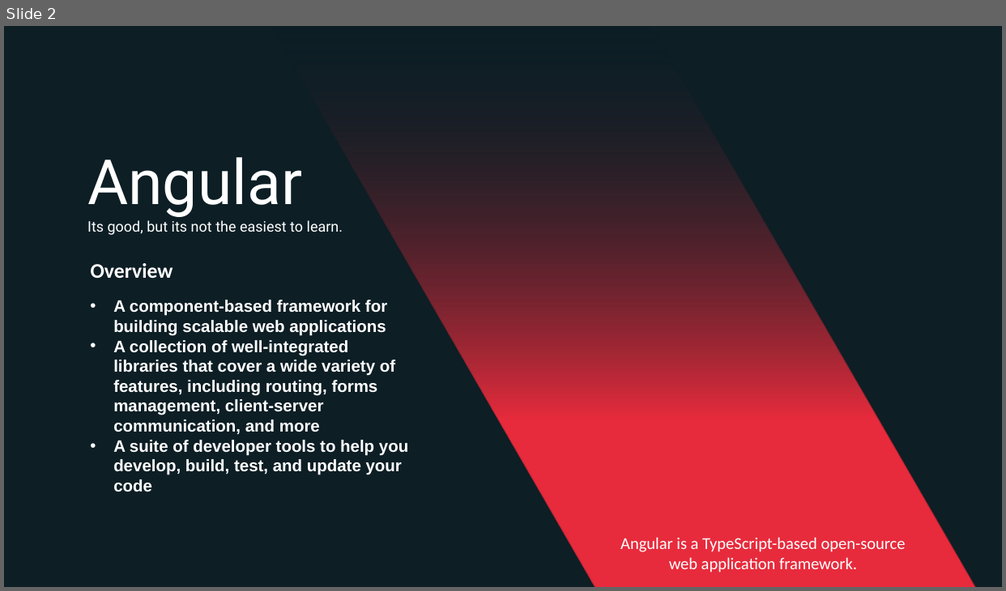
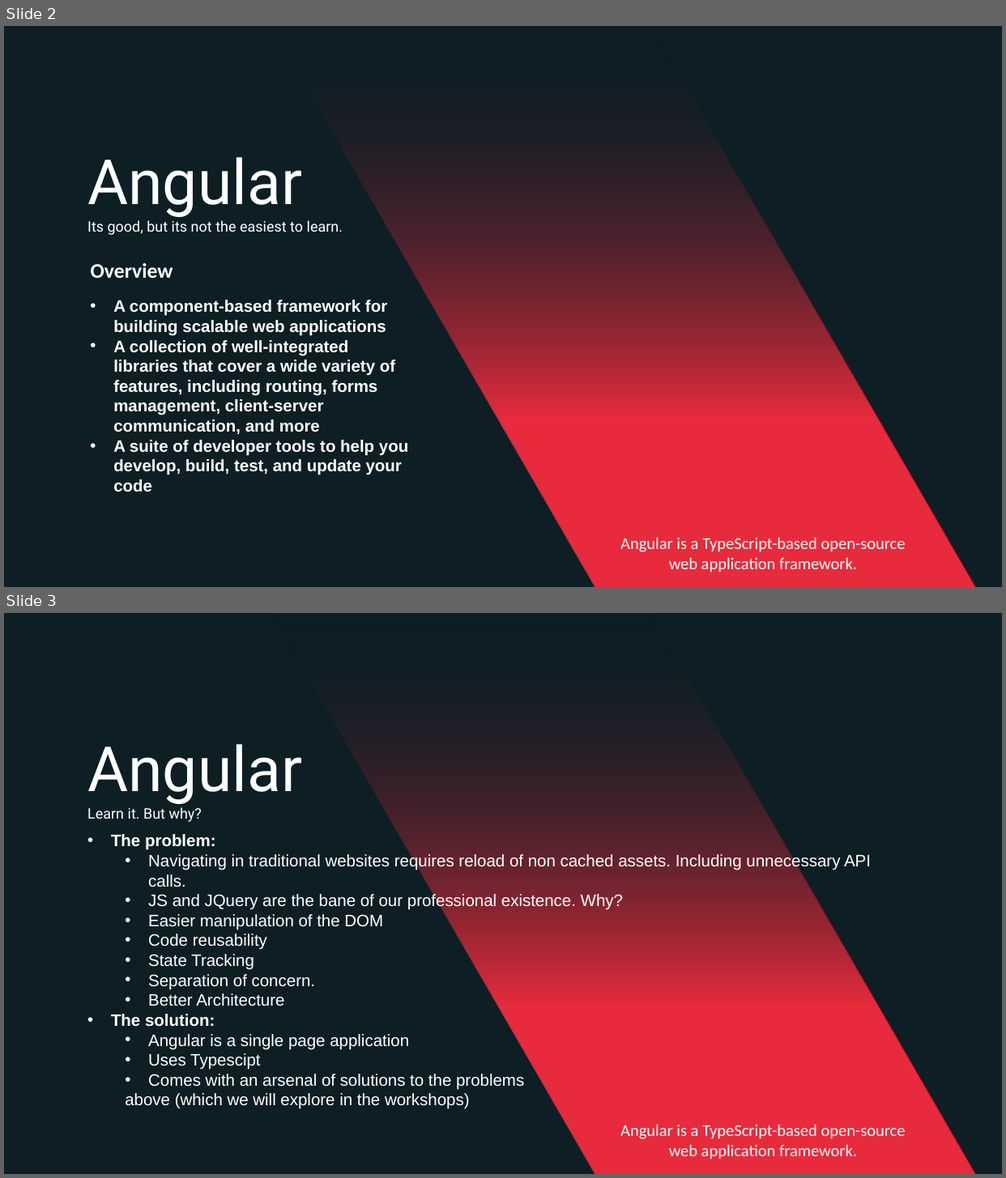
Before and after one commit to EliasKokkinos/Angular-Tutorials, a slide deck: documentation/Presentations/Angular the Basics.pptx. Shown one above the other, each under a label of ours: slide 2 before the commit, slides 2 and 3 after it. The pictures are 1006x591 and 1006x1178 pixels, drawn with LibreOffice and Linux fonts; fonts in the diff are those of the drawing. Boxes give left, top, right and bottom in pixels: in the first picture for what was removed or moved away, otherwise in the second. Text is boxed around its words. In the diff, an @@ line names an element or a change of style, - is before the commit and + after.

```diff
--- a/documentation/Presentations/Angular the Basics.pptx
+++ b/documentation/Presentations/Angular the Basics.pptx
@@ slide 3 added at bbox=[4, 613, 1002, 1174], background #FFFFFF; not listed: 1 template element that a slide beside it also shows @@
@@ freeform shape added at bbox=[270, 613, 976, 1174], fill gradient #0D1E25 to #E72B3C @@
@@ text added at bbox=[87, 744, 302, 822], 14 pt, text #FFFFFF @@
+Angular
+Learn it. But why?
@@ text added at bbox=[111, 834, 871, 1106], 16 pt, text #FFFFFF @@
+• The problem:
+  • Navigating in traditional websites requires reload of non cached assets. Including unnecessary API calls.
+  • JS and JQuery are the bane of our professional existence. Why?
+  • Easier manipulation of the DOM
+  • Code reusability
+  • State Tracking
+  • Separation of concern.
+  • Better Architecture
+• The solution:
+  • Angular is a single page application
+  • Uses Typescipt
+  • Comes with an arsenal of solutions to the problems
+  above (which we will explore in the workshops)
@@ text added at bbox=[620, 1124, 906, 1160], 16 pt, text #FFFFFF @@
+Angular is a TypeScript-based open-source web application framework.
```
Also in this commit, not shown: 4 other slides added, 2 slides removed, 7 other files.
